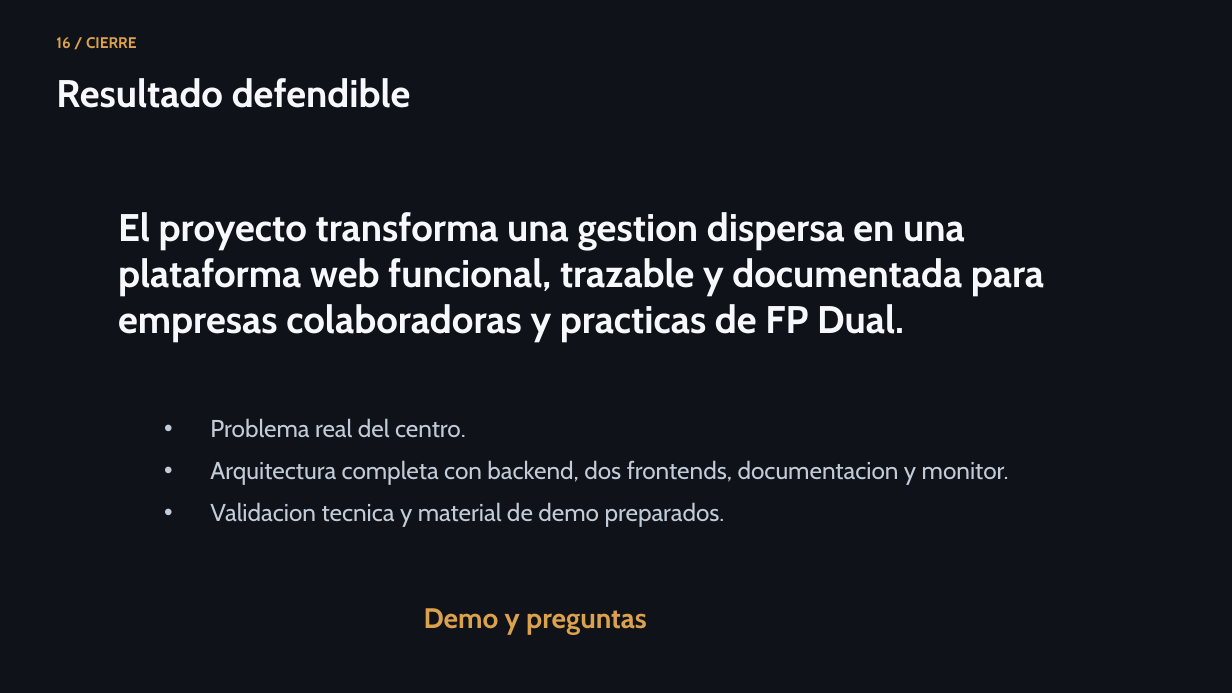
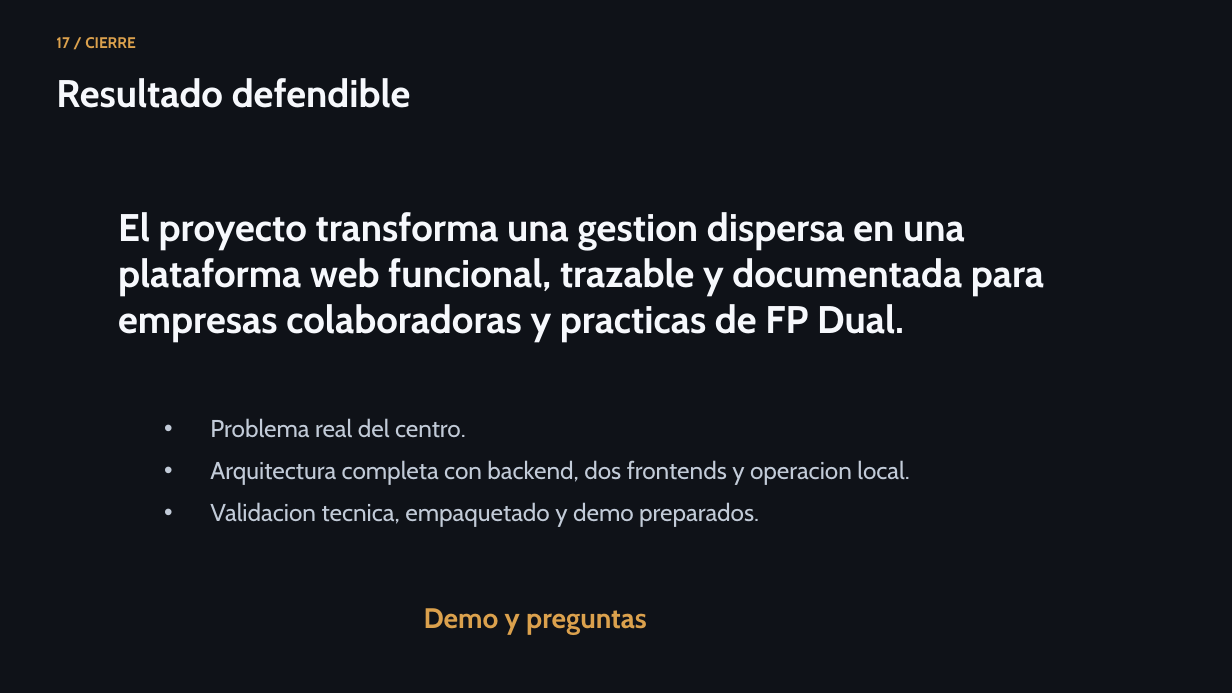
Before and after one commit to lmendez861/TFG-Agora, a slide deck: slide 18 of docs/presentacion-defensa-final.pptx (slide 17 before the commit). Drawn at 1232x693 pixels with LibreOffice and Linux fonts; fonts in the diff are those of the drawing. Boxes give left, top, right and bottom in pixels: in the first picture for what was removed or moved away, otherwise in the second. Text is boxed around its words. In the diff, an @@ line names an element or a change of style, - is before the commit and + after.

```diff
--- a/docs/presentacion-defensa-final.pptx
+++ b/docs/presentacion-defensa-final.pptx
@@ text at (x1=56, y1=37, x2=135, y2=48): text changed @@
-16 / CIERRE
+17 / CIERRE
@@ text at (x1=210, y1=460, x2=909, y2=527): text changed @@
-• Arquitectura completa con backend, dos frontends, documentacion y monitor.
-• Validacion tecnica y material de demo preparados.
+• Arquitectura completa con backend, dos frontends y operacion local.
+• Validacion tecnica, empaquetado y demo preparados.
```
Also in this commit, not shown: 3 other slides changed, 8 slides added, 7 slides removed, 20 other files.
